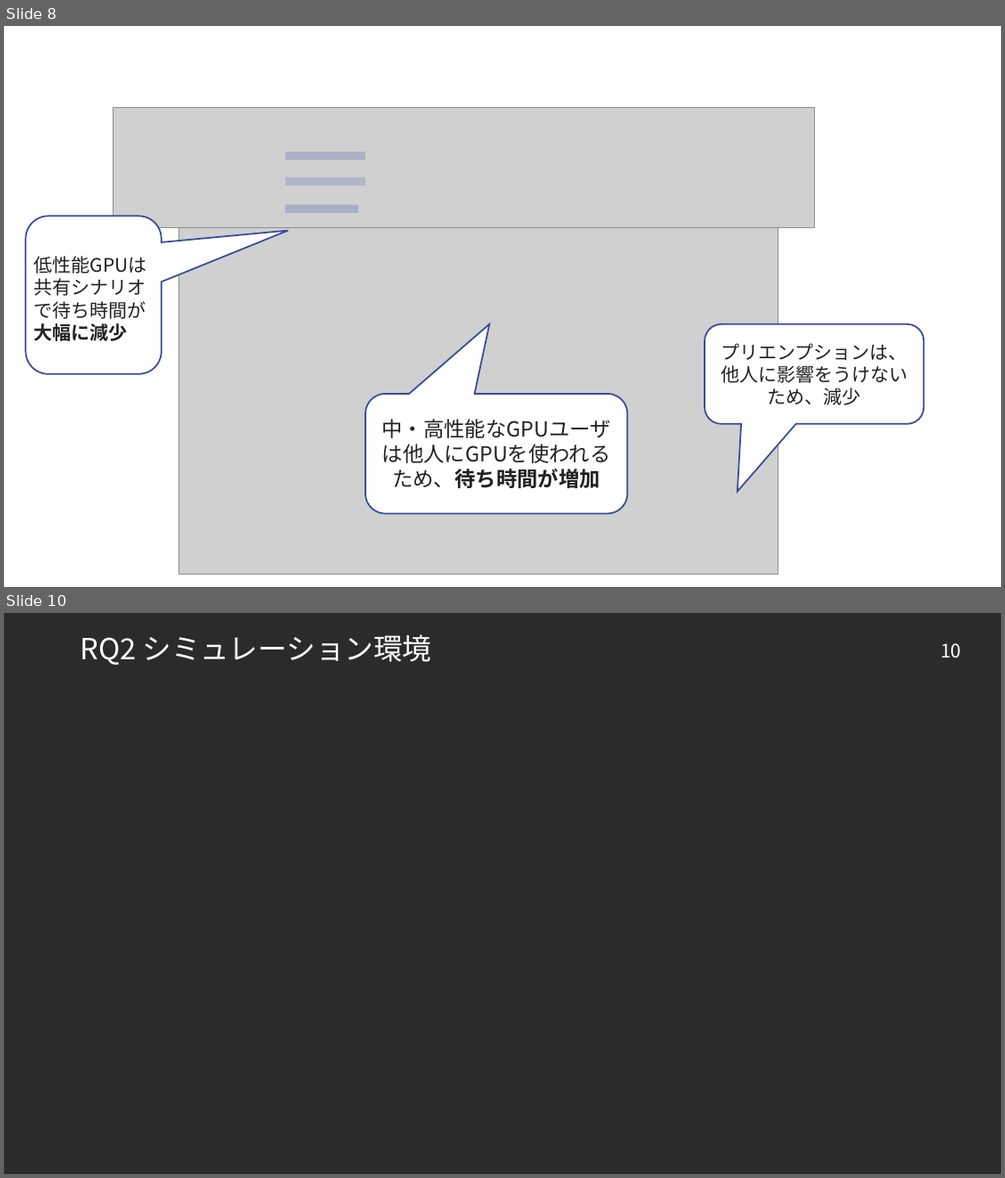
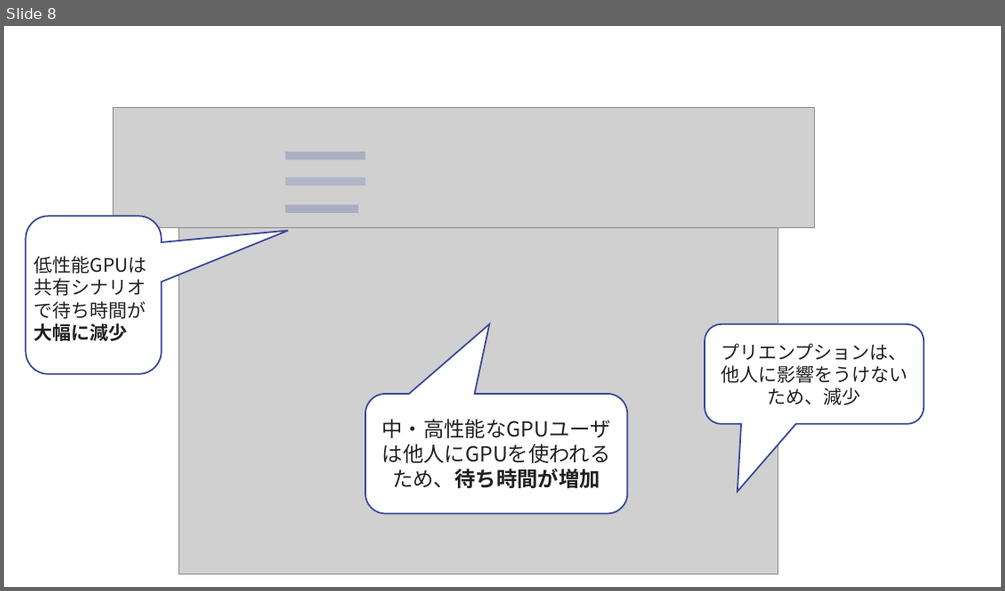
Before and after one commit to sakurai160121-code/simulation, a slide deck: 中間発表資料_櫻井.pptx. Shown one above the other, each under a label of ours: slides 8 and 10 before the commit, slide 8 after it; the slides between them are not shown. The pictures are 1005x1178 and 1005x591 pixels, drawn with LibreOffice and Linux fonts; fonts in the diff are those of the drawing; grey boxes stand for pictures; background and template pictures are left out; a plain dark background stands for a picture behind light text. Boxes give left, top, right and bottom in pixels: in the first picture for what was removed or moved away, otherwise in the second. Text is boxed around its words. In the diff, an @@ line names an element or a change of style, - is before the commit and + after.

```diff
--- a/中間発表資料_櫻井.pptx
+++ b/中間発表資料_櫻井.pptx
@@ slide 10 removed at (4, 613, 1001, 1174), background picture (left out) @@
@@ title removed at (80, 634, 432, 665) @@
-RQ2 シミュレーション環境
@@ page number removed at (940, 643, 961, 657) @@
-10
```
Also in this commit, not shown: 4 slides changed, 1 slide added, 1 other slide removed, 19 other files.
